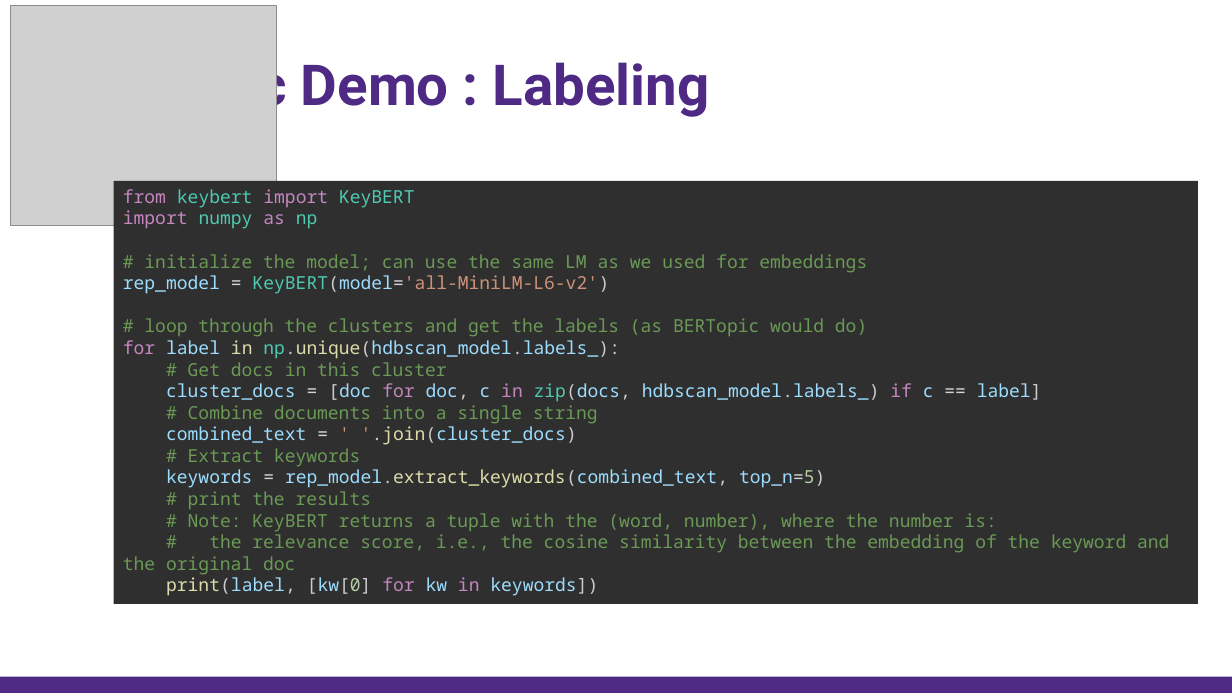
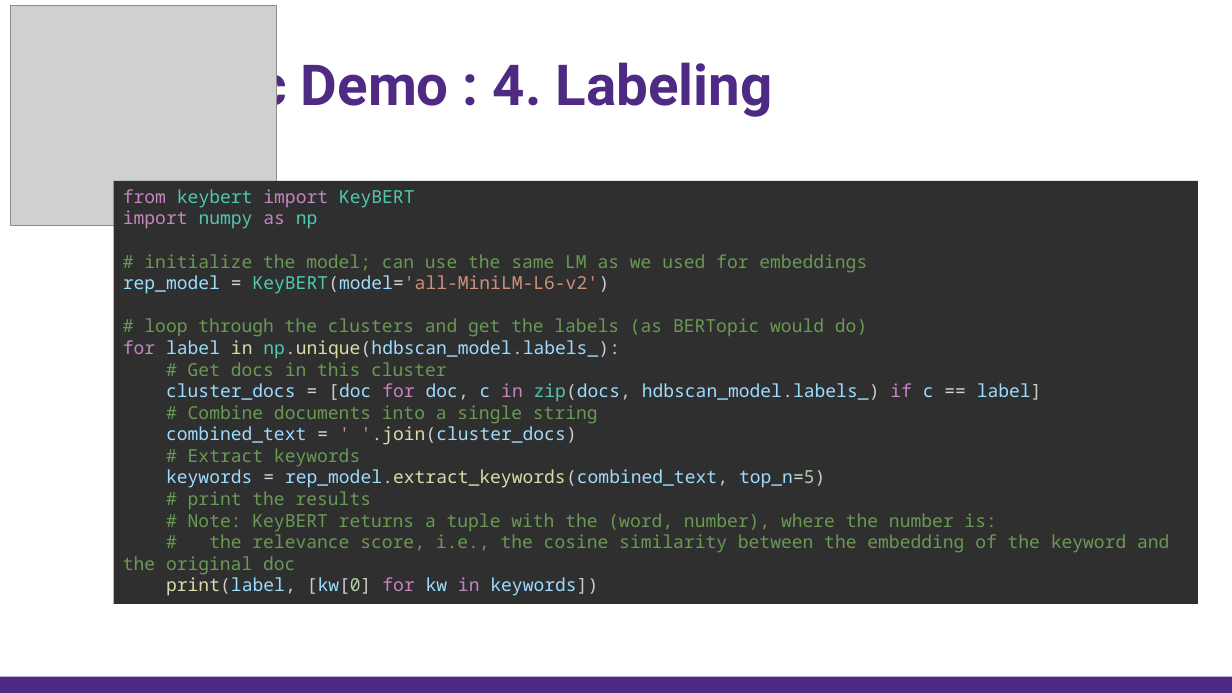
Before and after one commit to nuitrcs/AI_Week_Topic_Modeling, a slide deck: slide 25 of topic_modeling.pptx (slide 24 before the commit). Drawn at 1232x693 pixels with LibreOffice and Linux fonts; fonts in the diff are those of the drawing; grey boxes stand for pictures. Boxes give left, top, right and bottom in pixels: in the first picture for what was removed or moved away, otherwise in the second. Text is boxed around its words. In the diff, an @@ line names an element or a change of style, - is before the commit and + after.

```diff
--- a/topic_modeling.pptx
+++ b/topic_modeling.pptx
@@ text at (47,53,773,118): text changed @@
-BERTopic Demo : Labeling
+BERTopic Demo : 4. Labeling
```
Also in this commit, not shown: 5 other slides changed, 1 slide added, 7 other files.
